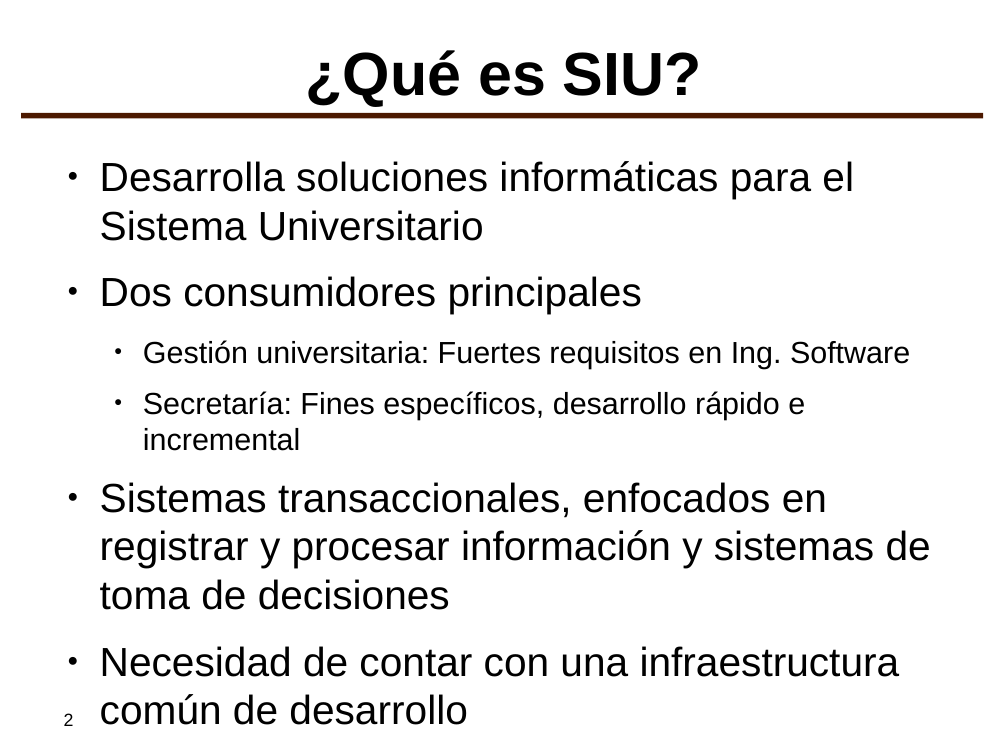
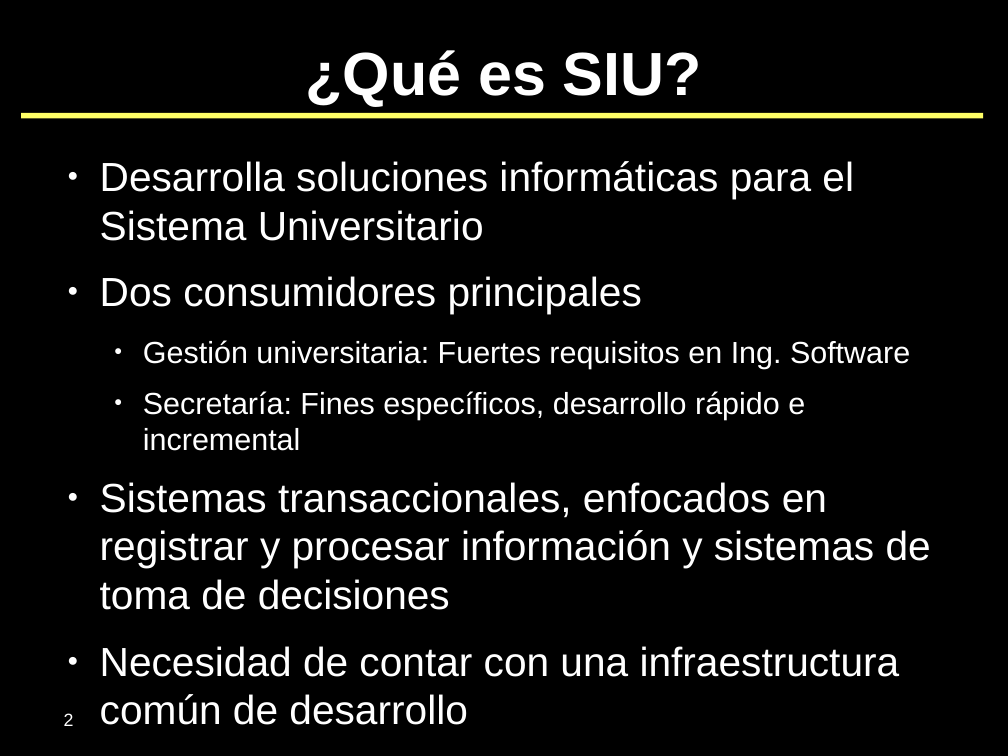
Before and after one commit to SIU-Toba/framework, a slide deck: slide 2 of doc/presentaciones/2007 - CafeConf.odp. Drawn at 1008x756 pixels with LibreOffice and Linux fonts; fonts in the diff are those of the drawing; background and template pictures are left out. Boxes give left, top, right and bottom in pixels: in the first picture for what was removed or moved away, otherwise in the second. Text is boxed around its words. In the diff, an @@ line names an element or a change of style, - is before the commit and + after.

```diff
--- a/doc/presentaciones/2007 - CafeConf.odp
+++ b/doc/presentaciones/2007 - CafeConf.odp
@@ background #FFFFFF to #000000 @@
@@ title "¿Qué es SIU?" at box(306, 50, 702, 107): text colour #000000 to #FFFFFF @@
@@ line (21, 115) - (983, 115): stroke #4C1900 4.31 pt to #FFFF66 4.31 pt @@
@@ text "Desarrolla soluciones informáticas para el ..." at box(100, 161, 931, 725): text colour #000000 to #FFFFFF; bullet colour #000000 to #FFFFFF @@
@@ page number at box(64, 713, 74, 726): text colour #000000 to #FFFFFF @@
```
Also in this commit, not shown: 15 other slides changed, 1 slide added, 3 other files.
